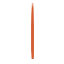
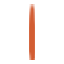
Layer changes from the first w=64, h=64 image to the second:
painted on "Layer 2" over [29, 3, 35, 60]
